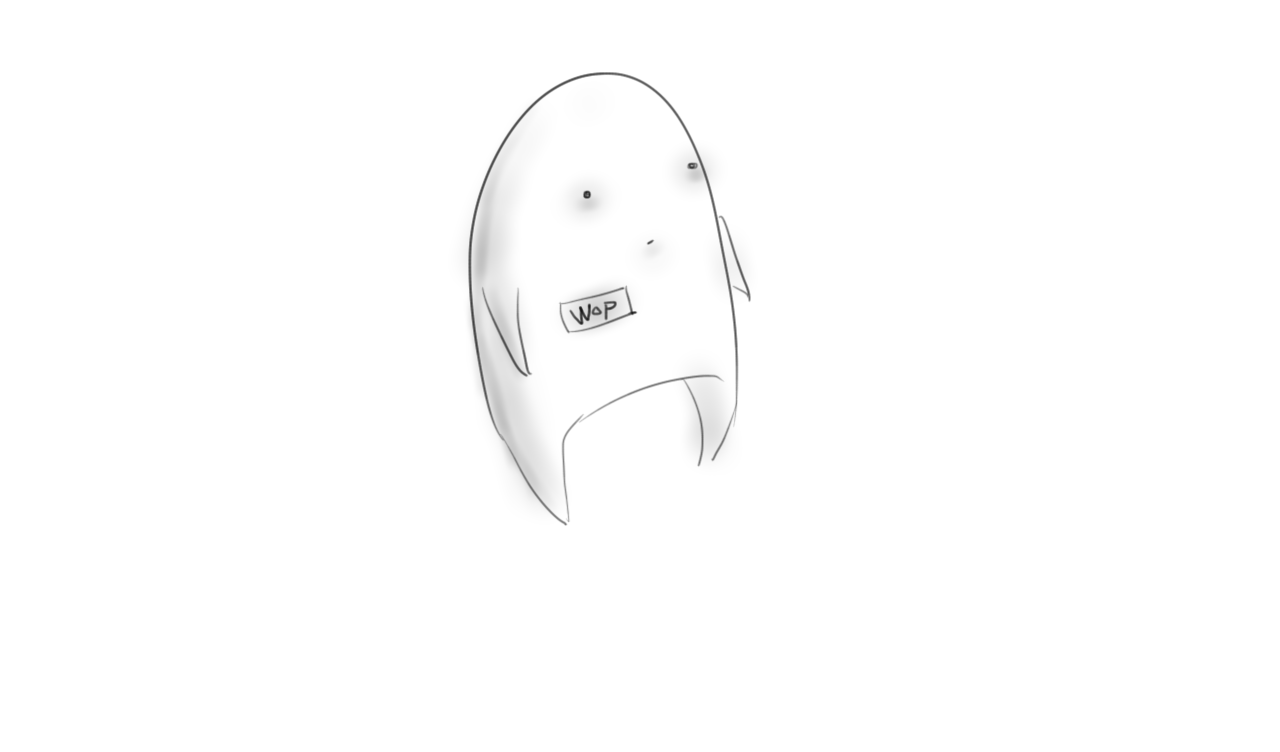
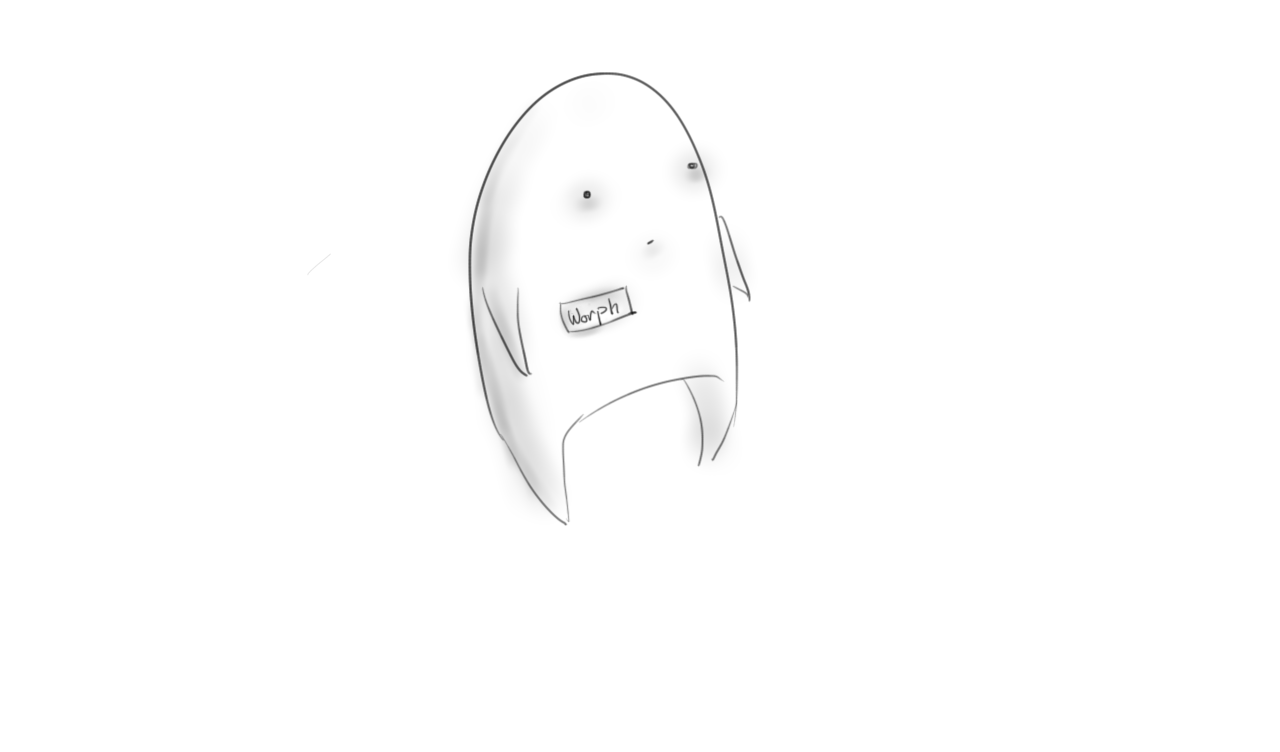
Before/after of a (1280, 752) layered artwork. What changed in the layer stack:
painted on "Background" over left=307, top=253, right=629, bottom=339
